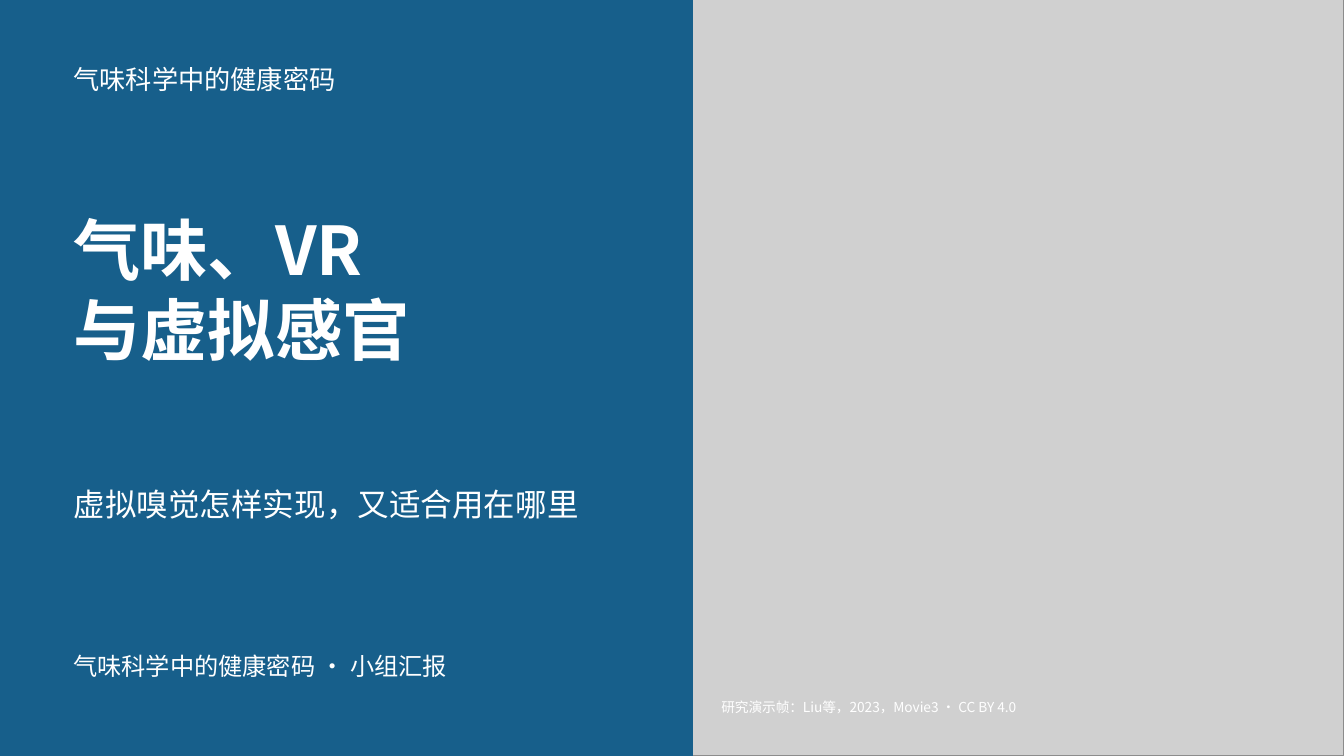
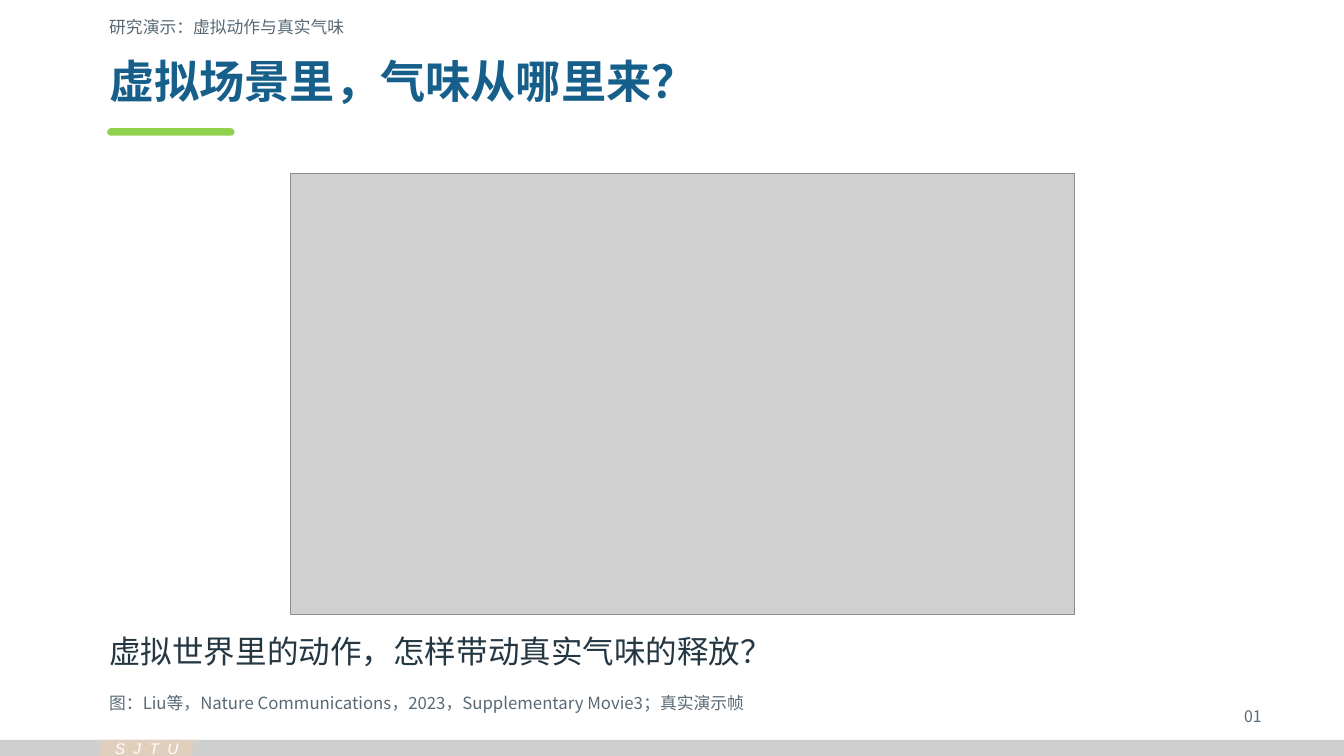
Before and after one commit to Cyh29hao/sjtu-olfaction-vr-2026, a slide deck: slide 1 of release/v3/olfaction-vr-v3.pptx. Drawn at 1344x756 pixels with LibreOffice and Linux fonts; fonts in the diff are those of the drawing; grey boxes stand for pictures. Boxes give left, top, right and bottom in pixels: in the first picture for what was removed or moved away, otherwise in the second. Text is boxed around its words. In the diff, an @@ line names an element or a change of style, - is before the commit and + after.

```diff
--- a/release/v3/olfaction-vr-v3.pptx
+++ b/release/v3/olfaction-vr-v3.pptx
@@ rectangle removed at [0,0,694,756] @@
@@ text at [109,19,344,35]: text changed; size 9.8 to 12 pt; text colour #FFFFFF to #586975 @@
-研究演示帧：Liu等，2023，Movie3 · CC BY 4.0
+研究演示：虚拟动作与真实气味
@@ picture removed at [694,0,1344,756] @@
@@ text added at [109,59,696,104], 32.2 pt, text #175F8B, bold @@
+虚拟场景里，气味从哪里来？
@@ text removed at [73,67,335,91] @@
-气味科学中的健康密码
@@ round same rect added at [107,128,234,135], fill #92D050 @@
@@ picture added at [290,173,1075,615] @@
@@ text removed at [73,218,409,361] @@
-气味、VR
-与虚拟感官
@@ text removed at [73,489,578,519] @@
-虚拟嗅觉怎样实现，又适合用在哪里
@@ text at [109,636,772,666]: text changed; size 17.2 to 22.5 pt; text colour #FFFFFF to #243742 @@
-气味科学中的健康密码 · 小组汇报
+虚拟世界里的动作，怎样带动真实气味的释放？
@@ text added at [109,695,744,713], 12 pt, text #586975 @@
+图：Liu等，Nature Communications，2023，Supplementary Movie3；真实演示帧
@@ text added at [1244,710,1262,722], 11.2 pt, text #586975 @@
+01
@@ snip rect added at [0,740,1344,756], fill #BFBFBF at 75% opacity @@
@@ parallelogram added at [99,740,195,756], fill #E0CFBD @@
@@ text added at [105,735,199,756], 11 pt, text #FFFFFF, italic @@
+SJTU
```
Also in this commit, not shown: 11 other slides changed, 1 slide added, 1 slide removed, 33 other files.
